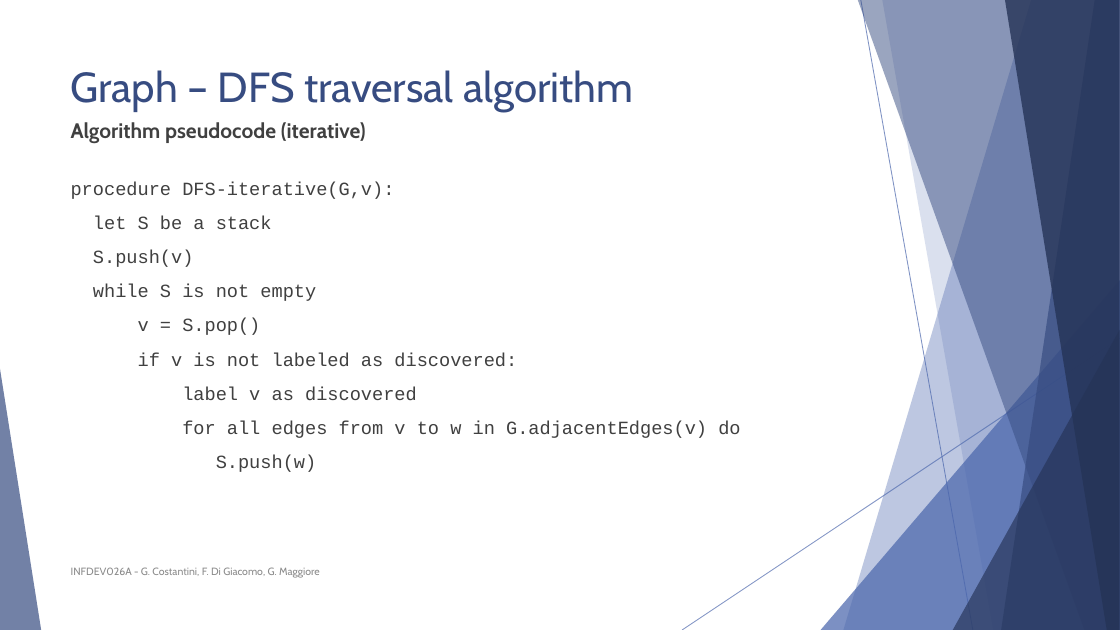
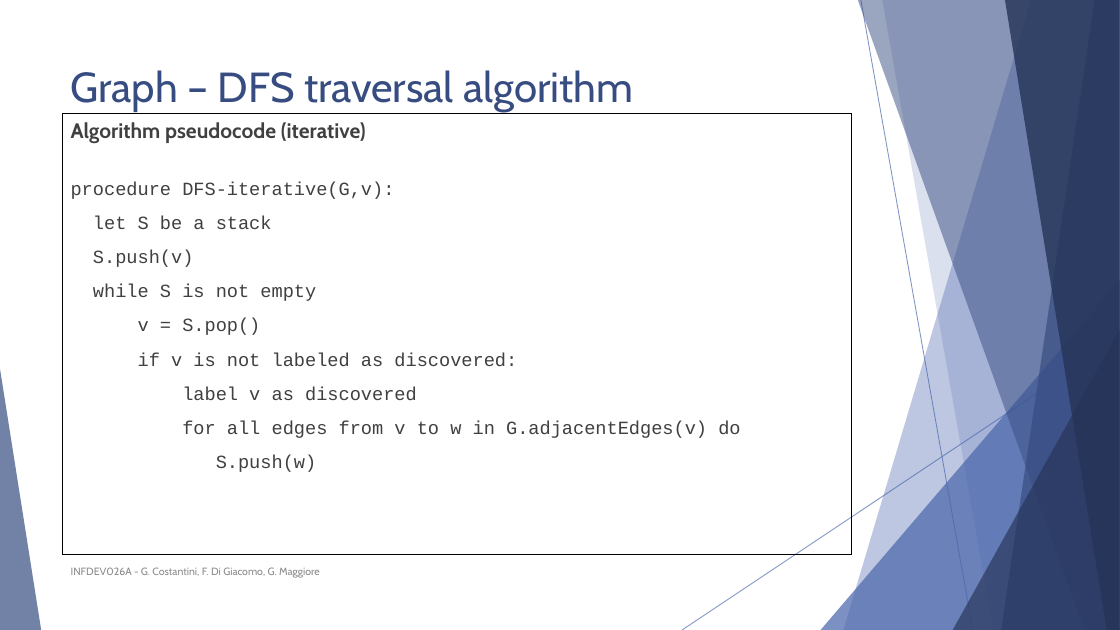
Before and after one commit to polyanos/INFDEV01-6A, a slide deck: slide 28 of Slides/Unit 5 - Graphs.pptx. Drawn at 1120x630 pixels with LibreOffice and Linux fonts; fonts in the diff are those of the drawing. Boxes give left, top, right and bottom in pixels: in the first picture for what was removed or moved away, otherwise in the second. Text is boxed around its words. In the diff, an @@ line names an element or a change of style, - is before the commit and + after.

```diff
--- a/Slides/Unit 5 - Graphs.pptx
+++ b/Slides/Unit 5 - Graphs.pptx
@@ text "Algorithm pseudocode (iterative)": place and size @@
-text "Algorithm pseudocode (iterative)" at (71,122,740,472)
+text "Algorithm pseudocode (iterative)" at (62,113,852,555)
@@ text "Algorithm pseudocode (iterative)" at (62,113,852,555): outline none to #000000 0.75 pt @@
```
Also in this commit, not shown: 2 other slides changed, 1 other file.
